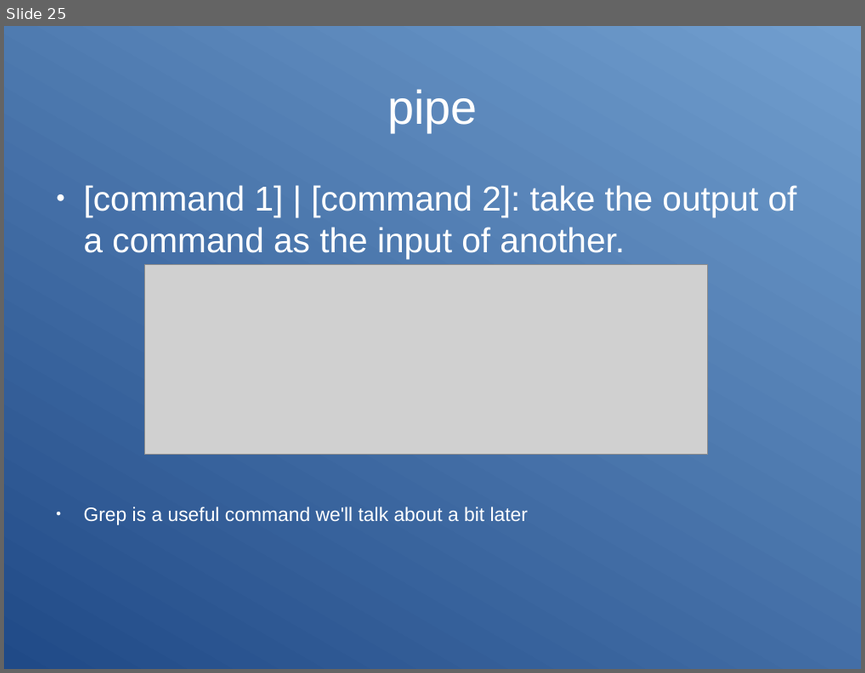
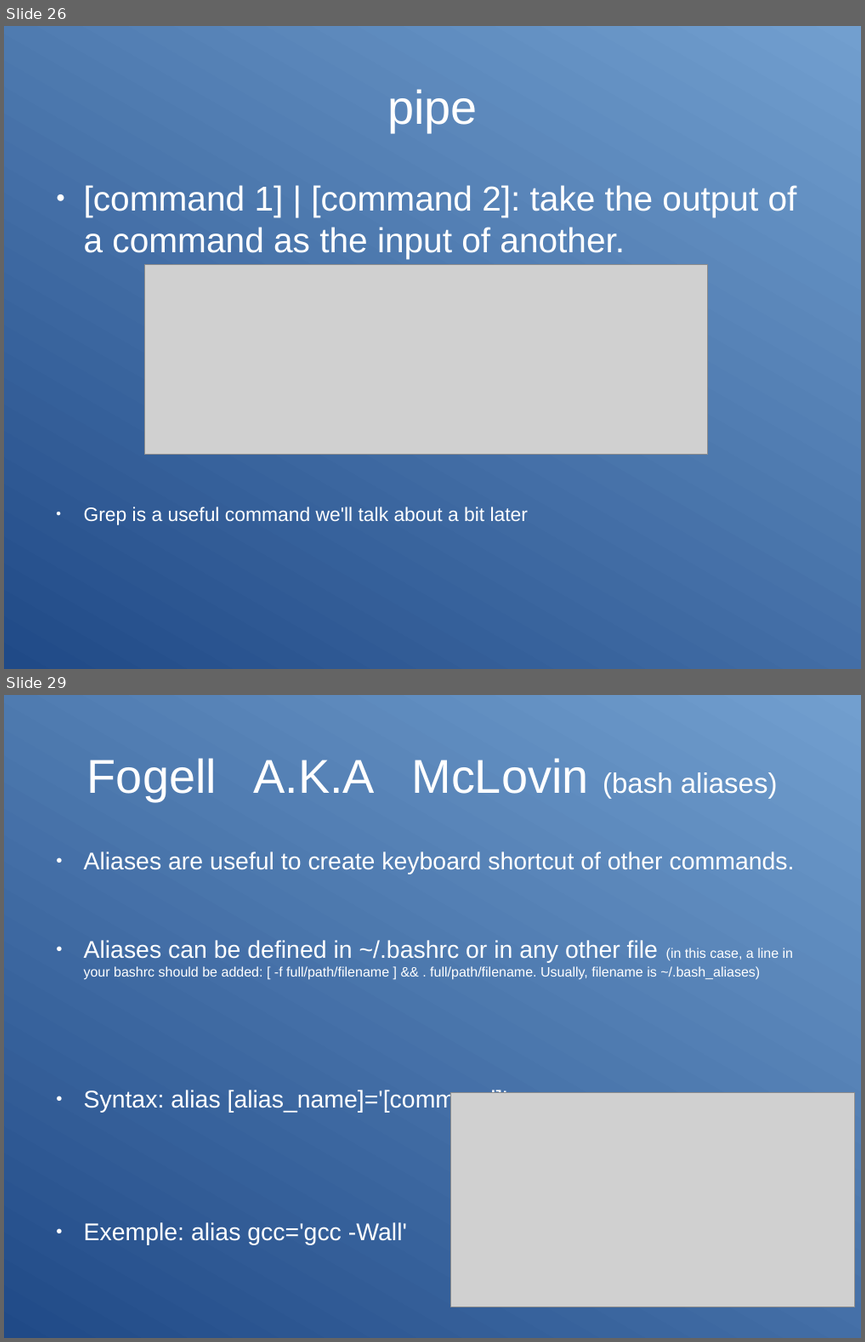
Before and after one commit to Clibre/An-introduction-to-bash, a slide deck: presentation.odp. Shown one above the other, each under a label of ours: slide 25 before the commit, slides 26 and 29 after it; the slides between them are not shown. The pictures are 865x673 and 865x1342 pixels, drawn with LibreOffice and Linux fonts; fonts in the diff are those of the drawing; grey boxes stand for pictures. Boxes give left, top, right and bottom in pixels: in the first picture for what was removed or moved away, otherwise in the second. Text is boxed around its words. In the diff, an @@ line names an element or a change of style, - is before the commit and + after.

Commit message:
ajout des alias

```diff
--- a/presentation.odp
+++ b/presentation.odp
@@ slide 29 added at <box>4,695,861,1338</box>, background gradient #204A87 to #729FCF @@
@@ title added at <box>87,758,778,801</box>, 44 pt, text #FFFFFF @@
+Fogell A.K.A McLovin (bash aliases)
@@ text added at <box>84,851,794,1111</box>, 22.4 pt, text #FFFFFF @@
+● Aliases are useful to create keyboard shortcut of other commands.
+● Aliases can be defined in ~/.bashrc or in any other file (in this case, a line in your bashrc should be added: [ -f full/path/filename ] && . full/path/filename. Usually, filename is ~/.bash_aliases)
+● Syntax: alias [alias_name]='[command]'
+● Exemple: alias gcc='gcc -Wall'
@@ picture added at <box>451,1092,856,1307</box> @@
@@ what was slide 25 is now slide 26 @@
```
Also in this commit, not shown: 3 other slides added, 1 other file.
